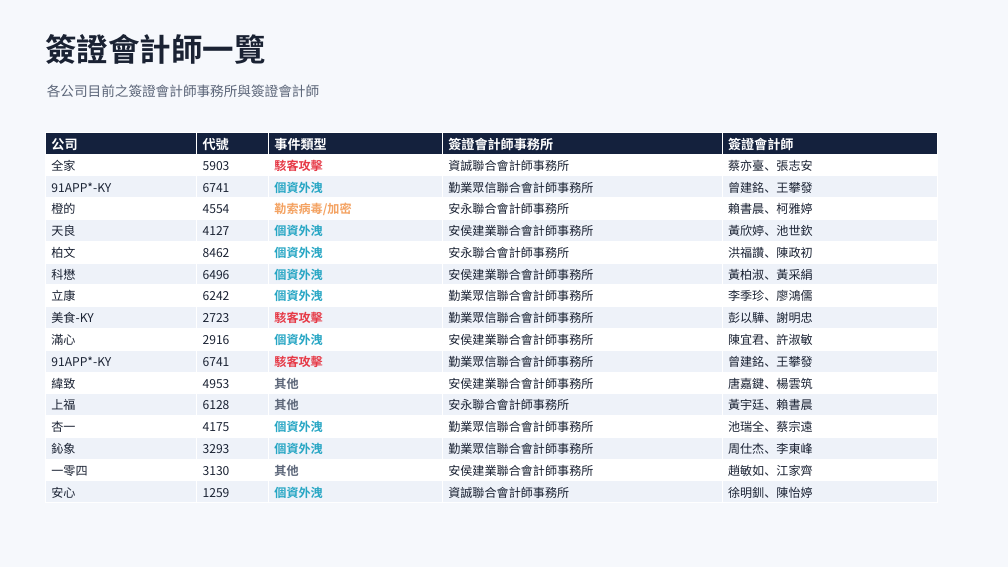
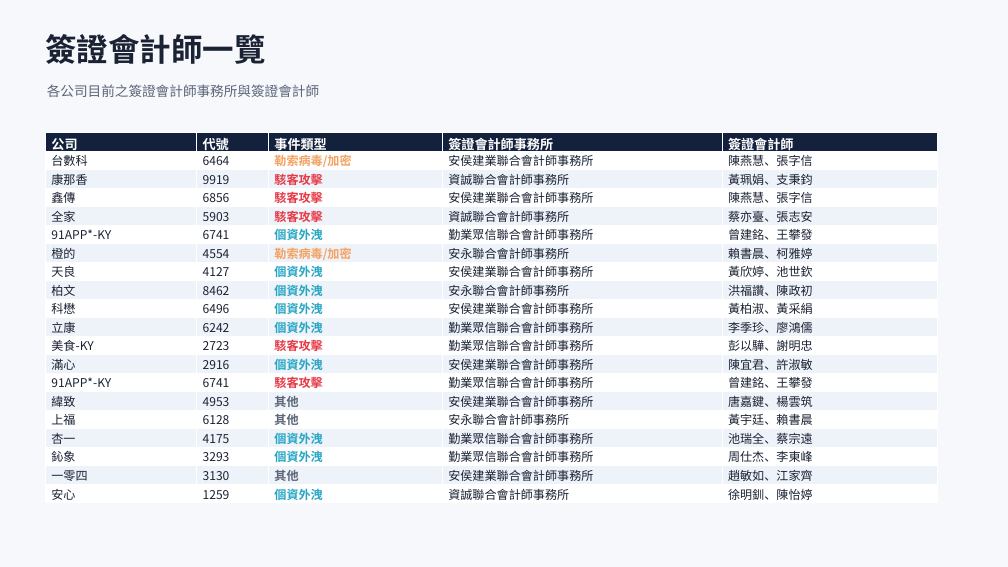
Before and after one commit to Johnnylin77/mops-isec-monitor, a slide deck: slide 4 of 資安事件因應分析.pptx. Drawn at 1008x567 pixels with LibreOffice and Linux fonts; fonts in the diff are those of the drawing. Boxes give left, top, right and bottom in pixels: in the first picture for what was removed or moved away, otherwise in the second. Text is boxed around its words. In the diff, an @@ line names an element or a change of style, - is before the commit and + after.

```diff
--- a/資安事件因應分析.pptx
+++ b/資安事件因應分析.pptx
@@ table at [45, 132, 938, 504] @@
+row 2: 台數科 | 6464 | 勒索病毒/加密 | 安侯建業聯合會計師事務所 | 陳燕慧、張字信
+row 3: 康那香 | 9919 | 駭客攻擊 | 資誠聯合會計師事務所 | 黃珮娟、支秉鈞
+row 4: 鑫傳 | 6856 | 駭客攻擊 | 安侯建業聯合會計師事務所 | 陳燕慧、張字信
```
Also in this commit, not shown: 7 other slides changed, 1 slide added, 2 other files.
